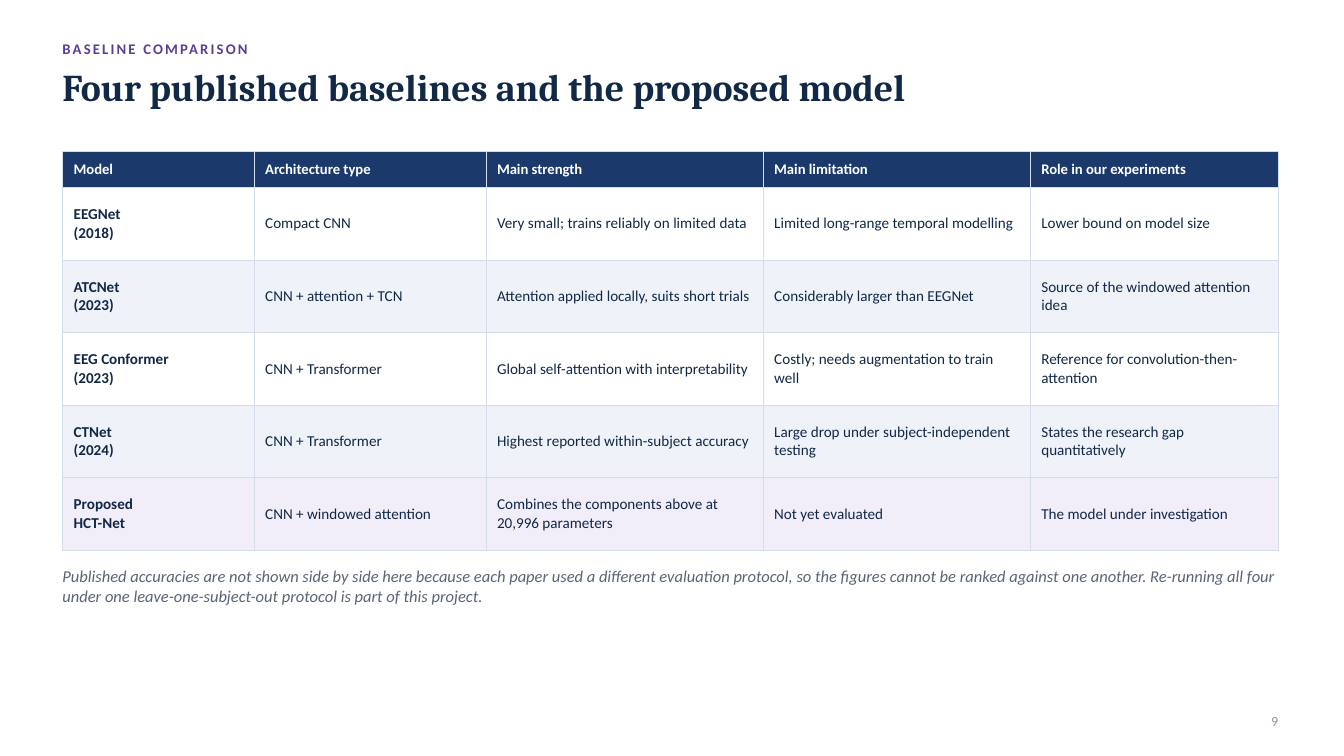
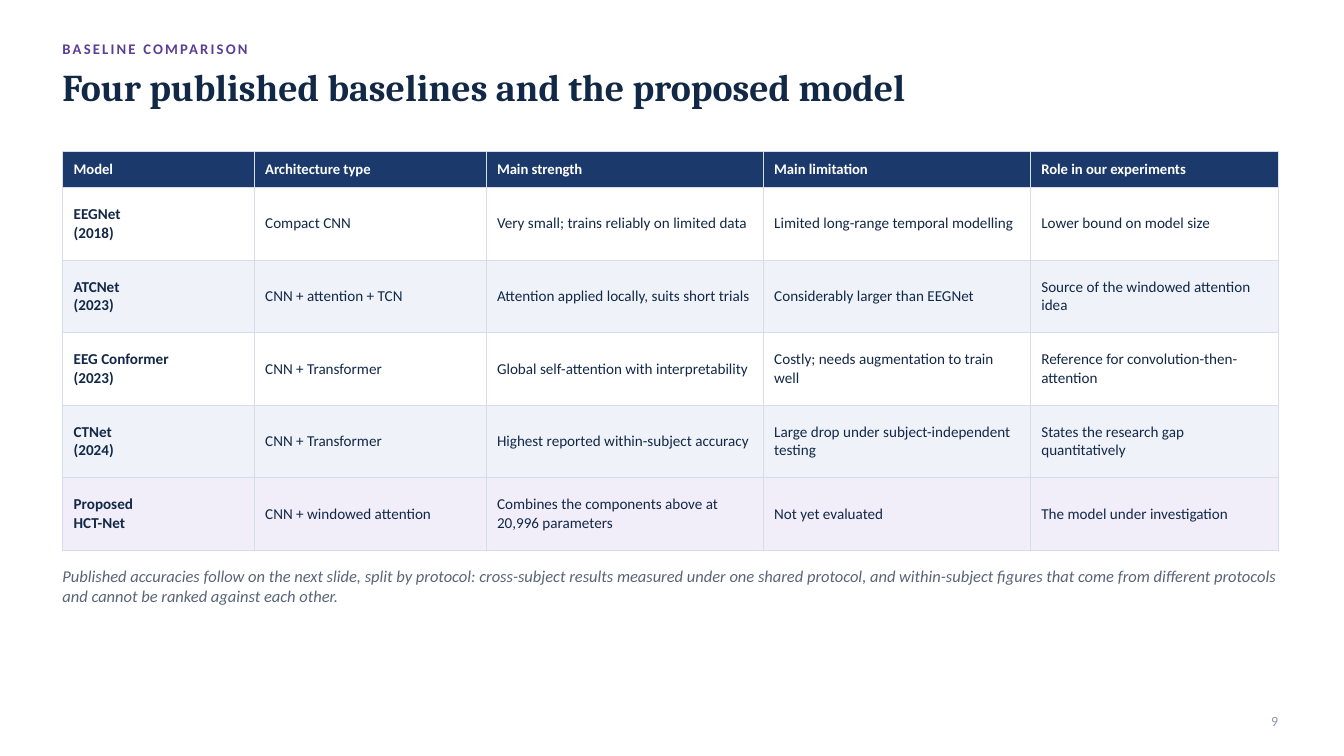
Before and after one commit to sathvikparangi907-web/neural-decoder-eeg-motor-imagery, a slide deck: slide 9 of Neural Decoder using EEG & Motor Imagery/Phase2_Presentation.pptx. Drawn at 1344x756 pixels with LibreOffice and Linux fonts; fonts in the diff are those of the drawing. Boxes give left, top, right and bottom in pixels: in the first picture for what was removed or moved away, otherwise in the second. Text is boxed around its words. In the diff, an @@ line names an element or a change of style, - is before the commit and + after.

```diff
--- a/Neural Decoder using EEG & Motor Imagery/Phase2_Presentation.pptx
+++ b/Neural Decoder using EEG & Motor Imagery/Phase2_Presentation.pptx
@@ text at [62,570,1276,605]: text changed @@
-Published accuracies are not shown side by side here because each paper used a different evaluation protocol, so the figures cannot be ranked against one another. Re-running all four under one leave-one-subject-out protocol is part of this project.
+Published accuracies follow on the next slide, split by protocol: cross-subject results measured under one shared protocol, and within-subject figures that come from different protocols and cannot be ranked against each other.
```
Also in this commit, not shown: 3 other slides changed, 1 slide added, 8 other files.
